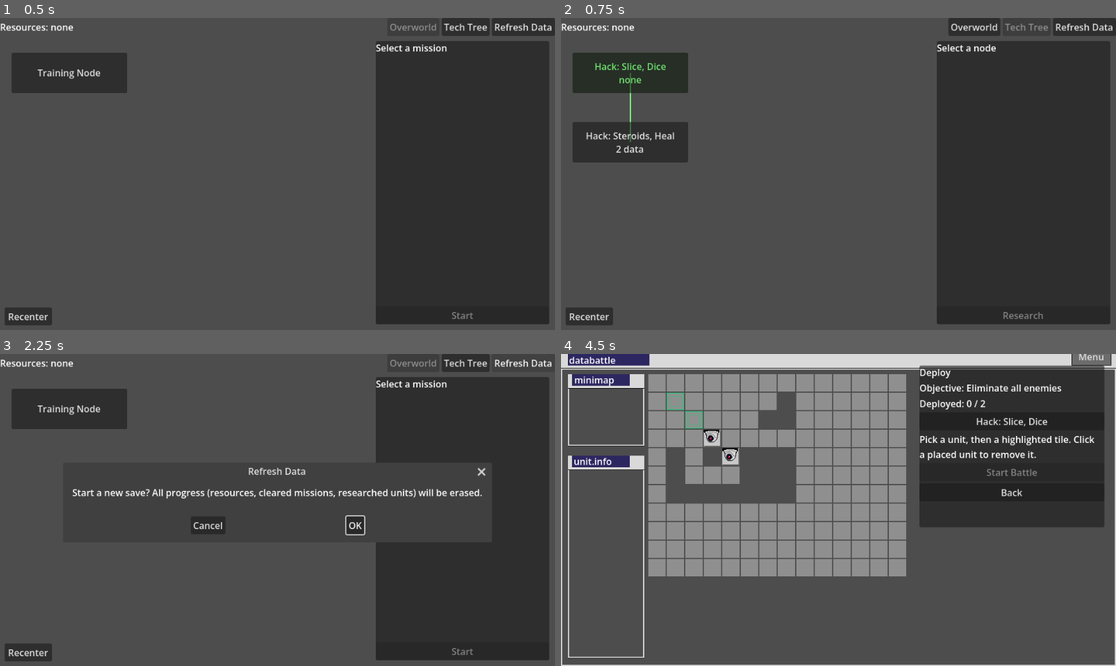
Above: before the commit, frames 1-4 (two rows, left to right).
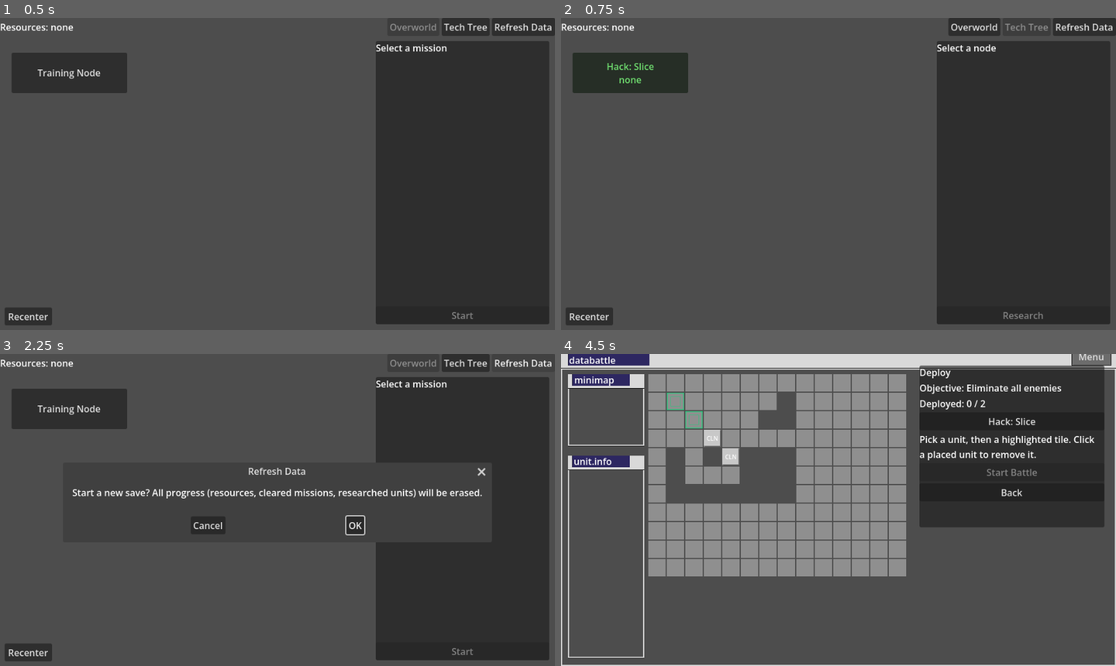
Above: after the commit, the same moments.

Repository: thirdfortuno/neufall
Game: Godot game, scene res://Overworld/Overworld.tscn
Two runs of this game, one before a commit and one after it. Both use one fixed random seed, a clock stepped at 60 frames per second and the inputs below.
Inputs:
- Up to frame 1 (0.5 s): no input
- Up to frame 2 (0.75 s): click "Tech Tree" at 0.5 s
- Up to frame 3 (2.25 s): click "Overworld" at 1.25 s; click "Refresh Data" at 2 s
- Up to frame 4 (4.5 s): click "OK" at 2.75 s; click "Training Node" at 3.5 s; click "Start" at 4.25 s

Frame 1 is identical in both runs. In frame 2, 2.8% of the frame differs, in the area x 2-23%, y 14-47%; in frame 3, nothing differs; in frame 4, 0.3%.

Commit message:
Replace starter units with the Cleaner enemy and save editor updates

Diff:
--- a/Data/TechTree.tres
+++ b/Data/TechTree.tres
@@ -1,10 +1,9 @@
-[gd_resource type="Resource" script_class="TechTreeDef" load_steps=5 format=3]
+[gd_resource type="Resource" script_class="TechTreeDef" load_steps=4 format=3]
 
 [ext_resource type="Script" path="res://Data/Defs/TechTreeDef.gd" id="1_tree"]
 [ext_resource type="Script" path="res://Data/Defs/TechNodeDef.gd" id="2_nodedef"]
-[ext_resource type="Resource" path="res://Data/tech/hack_support.tres" id="3_support"]
 [ext_resource type="Resource" path="res://Data/tech/hack.tres" id="4_hack"]
 
 [resource]
 script = ExtResource("1_tree")
-nodes = Array[ExtResource("2_nodedef")]([ExtResource("4_hack"), ExtResource("3_support")])
+nodes = Array[ExtResource("2_nodedef")]([ExtResource("4_hack")])
--- a/Data/UnitLibrary.tres
+++ b/Data/UnitLibrary.tres
@@ -1,11 +1,10 @@
-[gd_resource type="Resource" script_class="UnitLibrary" load_steps=6 format=3]
+[gd_resource type="Resource" script_class="UnitLibrary" load_steps=5 format=3]
 
 [ext_resource type="Script" path="res://Data/Defs/UnitLibrary.gd" id="1_lib"]
 [ext_resource type="Script" path="res://Data/Defs/UnitDef.gd" id="2_unitdef"]
 [ext_resource type="Resource" path="res://Data/units/hack.tres" id="3_hack"]
-[ext_resource type="Resource" path="res://Data/units/hack_support.tres" id="4_support"]
-[ext_resource type="Resource" path="res://Data/units/security_camera.tres" id="5_camera"]
+[ext_resource type="Resource" path="res://Data/units/cleaner.tres" id="4_cleaner"]
 
 [resource]
 script = ExtResource("1_lib")
-units = Array[ExtResource("2_unitdef")]([ExtResource("3_hack"), ExtResource("4_support"), ExtResource("5_camera")])
+units = Array[ExtResource("2_unitdef")]([ExtResource("3_hack"), ExtResource("4_cleaner")])
--- a/Data/abilities/dice.tres
+++ b/Data/abilities/clean.tres
@@ -11,11 +11,12 @@
 
 [resource]
 script = ExtResource("1_ability")
-ability_name = "Dice"
-ability_range = 2
+ability_name = "Clean"
+description = "Deletes 2 sectors from the target"
+ability_range = 1
 targeting = "manhattan"
 blockers = 0
 targets = 1
 effects = Array[ExtResource("2_effect")]([SubResource("Resource_damage")])
-size_requirement = 2
-size_cost = 1
+size_requirement = 0
+size_cost = 0
--- a/Data/abilities/heal.tres
+++ /dev/null
@@ -1,21 +0,0 @@
-[gd_resource type="Resource" script_class="AbilityDef" load_steps=4 format=3]
-
-[ext_resource type="Script" path="res://Data/Defs/AbilityDef.gd" id="1_ability"]
-[ext_resource type="Script" path="res://Data/Defs/EffectDef.gd" id="2_effect"]
-
-[sub_resource type="Resource" id="Resource_heal"]
-script = ExtResource("2_effect")
-type = "heal"
-amount = 5
-tile_state = 0
-
-[resource]
-script = ExtResource("1_ability")
-ability_name = "Heal"
-ability_range = 2
-targeting = "manhattan"
-blockers = 0
-targets = 6
-effects = Array[ExtResource("2_effect")]([SubResource("Resource_heal")])
-size_requirement = 0
-size_cost = 0
--- /dev/null
+++ b/Data/abilities/plink.tres
@@ -0,0 +1,15 @@
+[gd_resource type="Resource" script_class="AbilityDef" format=3 uid="uid://b5xk7htt1jor4"]
+
+[ext_resource type="Script" uid="uid://snibrfoceuqv" path="res://Data/Defs/EffectDef.gd" id="1_711ib"]
+[ext_resource type="Script" uid="uid://8eoy375x8x7p" path="res://Data/Defs/AbilityDef.gd" id="2_u7wbm"]
+
+[sub_resource type="Resource" id="Resource_711ib"]
+script = ExtResource("1_711ib")
+metadata/_custom_type_script = "uid://snibrfoceuqv"
+
+[resource]
+script = ExtResource("2_u7wbm")
+ability_name = "Plink"
+description = "Delete 1 sector from the target"
+effects = Array[ExtResource("1_711ib")]([SubResource("Resource_711ib")])
+metadata/_custom_type_script = "uid://8eoy375x8x7p"
--- a/Data/abilities/slice.tres
+++ b/Data/abilities/slice.tres
@@ -10,4 +10,5 @@
 [resource]
 script = ExtResource("1_ability")
 ability_name = "Slice"
+description = "Deletes 2 sectors from the target"
 effects = Array[ExtResource("2_effect")]([SubResource("Resource_damage")])
--- a/Data/abilities/steroids.tres
+++ /dev/null
@@ -1,27 +0,0 @@
-[gd_resource type="Resource" script_class="AbilityDef" load_steps=5 format=3]
-
-[ext_resource type="Script" path="res://Data/Defs/AbilityDef.gd" id="1_ability"]
-[ext_resource type="Script" path="res://Data/Defs/EffectDef.gd" id="2_effect"]
-
-[sub_resource type="Resource" id="Resource_hp"]
-script = ExtResource("2_effect")
-type = "hp_max_add"
-amount = 2
-tile_state = 0
-
-[sub_resource type="Resource" id="Resource_moves"]
-script = ExtResource("2_effect")
-type = "moves_max_add"
-amount = 2
-tile_state = 0
-
-[resource]
-script = ExtResource("1_ability")
-ability_name = "Steroids"
-ability_range = 1
-targeting = "manhattan"
-blockers = 0
-targets = 6
-effects = Array[ExtResource("2_effect")]([SubResource("Resource_hp"), SubResource("Resource_moves")])
-size_requirement = 0
-size_cost = 0
--- a/Data/behaviors/camera.tres
+++ b/Data/behaviors/camera.tres
@@ -1,9 +1,6 @@
-[gd_resource type="Resource" script_class="BehaviorDef" load_steps=2 format=3]
+[gd_resource type="Resource" script_class="BehaviorDef" format=3 uid="uid://bhio3xpw27eso"]
 
-[ext_resource type="Script" path="res://Data/Defs/BehaviorDef.gd" id="1_behavior"]
+[ext_resource type="Script" uid="uid://c3r2d01r4jpcc" path="res://Data/Defs/BehaviorDef.gd" id="1_behavior"]
 
 [resource]
 script = ExtResource("1_behavior")
-search_range = 15
-peace_method = "roam"
-war_methods = PackedStringArray("nearest", "weakest", "random")
--- a/Data/tech/hack_support.tres
+++ /dev/null
@@ -1,14 +0,0 @@
-[gd_resource type="Resource" script_class="TechNodeDef" load_steps=5 format=3]
-
-[ext_resource type="Script" path="res://Data/Defs/TechNodeDef.gd" id="1_node"]
-[ext_resource type="Resource" path="res://Data/units/hack_support.tres" id="2_unit"]
-[ext_resource type="Script" path="res://Data/Defs/UnitDef.gd" id="3_unitdef"]
-[ext_resource type="Resource" path="res://Data/units/hack.tres" id="4_hack"]
-
-[resource]
-script = ExtResource("1_node")
-unit = ExtResource("2_unit")
-cost = {
-"data": 2
-}
-required_units = Array[ExtResource("3_unitdef")]([ExtResource("4_hack")])
--- /dev/null
+++ b/Data/units/bb.tres
@@ -0,0 +1,16 @@
+[gd_resource type="Resource" script_class="UnitDef" format=3 uid="uid://ddhy010773rvi"]
+
+[ext_resource type="Script" uid="uid://8eoy375x8x7p" path="res://Data/Defs/AbilityDef.gd" id="1_smalx"]
+[ext_resource type="Script" uid="uid://blqqqqy2ad1a0" path="res://Data/Defs/UnitDef.gd" id="2_s678f"]
+[ext_resource type="Resource" uid="uid://b5xk7htt1jor4" path="res://Data/abilities/plink.tres" id="2_utjq6"]
+
+[resource]
+script = ExtResource("2_s678f")
+unit_name = "BB"
+description = "Classic ranged attack program"
+abbr = "bb"
+starts_unlocked = true
+hp_max = 2
+moves_max = 2
+abilities = Array[ExtResource("1_smalx")]([ExtResource("2_utjq6")])
+metadata/_custom_type_script = "uid://blqqqqy2ad1a0"
--- /dev/null
+++ b/Data/units/cleaner.tres
@@ -0,0 +1,18 @@
+[gd_resource type="Resource" script_class="UnitDef" load_steps=4 format=3]
+
+[ext_resource type="Script" path="res://Data/Defs/UnitDef.gd" id="1_unit"]
+[ext_resource type="Script" path="res://Data/Defs/AbilityDef.gd" id="2_abilitydef"]
+[ext_resource type="Resource" path="res://Data/abilities/clean.tres" id="3_clean"]
+
+[resource]
+script = ExtResource("1_unit")
+unit_name = "Cleaner"
+description = "Basic Corporate defense program"
+abbr = "CLN"
+side = "enemy"
+generation = 1
+starts_unlocked = false
+tags = PackedStringArray()
+hp_max = 3
+moves_max = 1
+abilities = Array[ExtResource("2_abilitydef")]([ExtResource("3_clean")])
--- a/Data/units/hack.tres
+++ b/Data/units/hack.tres
@@ -1,22 +1,19 @@
-[gd_resource type="Resource" script_class="UnitDef" load_steps=7 format=3]
+[gd_resource type="Resource" script_class="UnitDef" format=3 uid="uid://dyyosqmjkb3k7"]
 
-[ext_resource type="Script" path="res://Data/Defs/UnitDef.gd" id="1_unit"]
-[ext_resource type="Script" path="res://Data/Defs/AbilityDef.gd" id="2_abilitydef"]
-[ext_resource type="Resource" path="res://Data/abilities/slice.tres" id="3_slice"]
-[ext_resource type="Resource" path="res://Data/abilities/dice.tres" id="4_dice"]
-[ext_resource type="Texture2D" path="res://Unit/Sprites/Hack/hack.png" id="5_main"]
-[ext_resource type="Texture2D" path="res://Unit/Sprites/Hack/hack_shadow.png" id="6_shadow"]
+[ext_resource type="Script" uid="uid://blqqqqy2ad1a0" path="res://Data/Defs/UnitDef.gd" id="1_unit"]
+[ext_resource type="Script" uid="uid://8eoy375x8x7p" path="res://Data/Defs/AbilityDef.gd" id="2_abilitydef"]
+[ext_resource type="Resource" uid="uid://d7kqlmho5n0e" path="res://Data/abilities/slice.tres" id="3_slice"]
+[ext_resource type="Texture2D" uid="uid://squrq03uxhr0" path="res://Unit/Sprites/Hack/hack.png" id="5_main"]
+[ext_resource type="Texture2D" uid="uid://ckwiml7xxc54h" path="res://Unit/Sprites/Hack/hack_shadow.png" id="6_shadow"]
 
 [resource]
 script = ExtResource("1_unit")
 unit_name = "Hack"
+description = "Classic attack program"
 abbr = "HAK"
-side = "player"
-generation = 1
 starts_unlocked = true
-tags = PackedStringArray("hack")
-hp_max = 3
-moves_max = 5
+hp_max = 2
+moves_max = 4
 sprite_main = ExtResource("5_main")
 sprite_shadow = ExtResource("6_shadow")
-abilities = Array[ExtResource("2_abilitydef")]([ExtResource("3_slice"), ExtResource("4_dice")])
+abilities = Array[ExtResource("2_abilitydef")]([ExtResource("3_slice")])
--- a/Data/units/hack_support.tres
+++ /dev/null
@@ -1,21 +0,0 @@
-[gd_resource type="Resource" script_class="UnitDef" load_steps=7 format=3]
-
-[ext_resource type="Script" path="res://Data/Defs/UnitDef.gd" id="1_unit"]
-[ext_resource type="Script" path="res://Data/Defs/AbilityDef.gd" id="2_abilitydef"]
-[ext_resource type="Resource" path="res://Data/abilities/steroids.tres" id="3_steroids"]
-[ext_resource type="Resource" path="res://Data/abilities/heal.tres" id="4_heal"]
-[ext_resource type="Texture2D" path="res://Unit/Sprites/Hack/hack.png" id="5_main"]
-[ext_resource type="Texture2D" path="res://Unit/Sprites/Hack/hack_shadow.png" id="6_shadow"]
-
-[resource]
-script = ExtResource("1_unit")
-unit_name = "Hack"
-abbr = "HAK"
-side = "player"
-generation = 1
-tags = PackedStringArray("hack", "support")
-hp_max = 3
-moves_max = 5
-sprite_main = ExtResource("5_main")
-sprite_shadow = ExtResource("6_shadow")
-abilities = Array[ExtResource("2_abilitydef")]([ExtResource("3_steroids"), ExtResource("4_heal")])
--- a/Data/units/security_camera.tres
+++ /dev/null
@@ -1,20 +0,0 @@
-[gd_resource type="Resource" script_class="UnitDef" load_steps=6 format=3]
-
-[ext_resource type="Script" path="res://Data/Defs/UnitDef.gd" id="1_unit"]
-[ext_resource type="Script" path="res://Data/Defs/AbilityDef.gd" id="2_abilitydef"]
-[ext_resource type="Resource" path="res://Data/abilities/slice.tres" id="3_slice"]
-[ext_resource type="Texture2D" path="res://Unit/Sprites/SecurityCam/security_cam.png" id="4_main"]
-[ext_resource type="Texture2D" path="res://Unit/Sprites/SecurityCam/security_cam_shadow.png" id="5_shadow"]
-
-[resource]
-script = ExtResource("1_unit")
-unit_name = "Security Camera"
-abbr = "CAM"
-side = "enemy"
-generation = 1
-tags = PackedStringArray("camera")
-hp_max = 3
-moves_max = 3
-sprite_main = ExtResource("4_main")
-sprite_shadow = ExtResource("5_shadow")
-abilities = Array[ExtResource("2_abilitydef")]([ExtResource("3_slice")])
--- a/Levels/training_node.tscn
+++ b/Levels/training_node.tscn
@@ -4,8 +4,8 @@
 [ext_resource type="TileSet" path="res://Levels/floor_tileset.tres" id="2_tileset"]
 [ext_resource type="Script" path="res://Data/Defs/SpawnMarker.gd" id="3_spawn"]
 [ext_resource type="Script" path="res://Data/Defs/EnemyMarker.gd" id="4_enemy"]
-[ext_resource type="Resource" path="res://Data/units/security_camera.tres" id="5_camera"]
 [ext_resource type="Resource" path="res://Data/behaviors/camera.tres" id="6_behavior"]
+[ext_resource type="Resource" path="res://Data/units/cleaner.tres" id="7_cleaner"]
 
 [node name="training_node" type="Node2D"]
 script = ExtResource("1_level")
@@ -32,11 +32,11 @@
 [node name="Enemy1" type="Marker2D" parent="."]
 position = Vector2(144, 144)
 script = ExtResource("4_enemy")
-unit = ExtResource("5_camera")
+unit = ExtResource("7_cleaner")
 behavior = ExtResource("6_behavior")
 
 [node name="Enemy2" type="Marker2D" parent="."]
 position = Vector2(112, 112)
 script = ExtResource("4_enemy")
-unit = ExtResource("5_camera")
+unit = ExtResource("7_cleaner")
 behavior = ExtResource("6_behavior")
